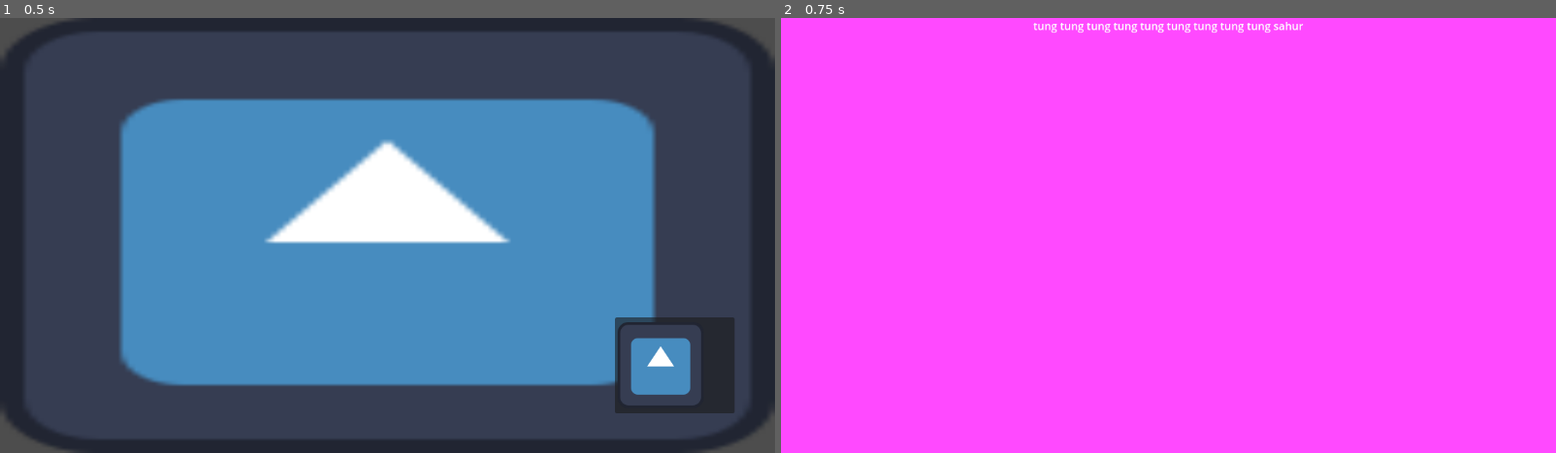
Above: before the commit, frames 1-2 (left to right).
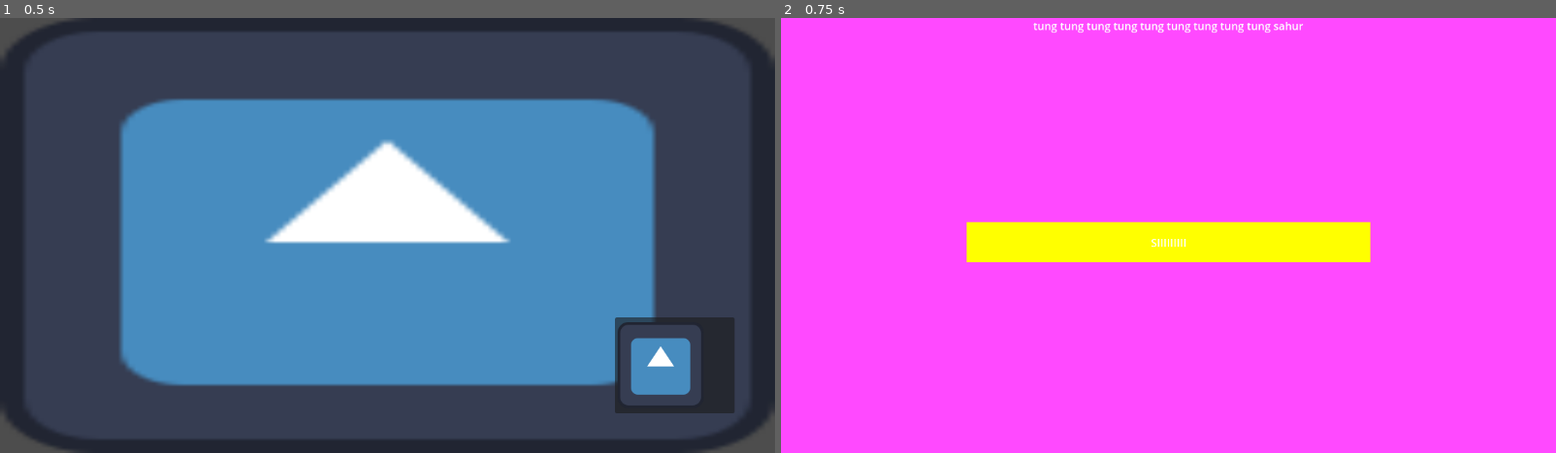
Above: after the commit, the same moments.

Repository: FedericoRigolon/LoSapeviChe
Game: Godot game, scene res://scenes/main.tscn
Same seed, same stepped clock (60 frames per second), same inputs: the game is played once before the commit and once after it. The engine's default icon, where the game draws it, is replaced by a stand-in: a white triangle on a blue panel in a dark square.
Inputs (mouse positions are in pixels of both pictures, inside the frame that each line leads up to):
- Up to frame 1 (0.5 s): no input
- Up to frame 2 (0.75 s): click (1455, 366) at 0.5 s

Frame 1 is identical in both runs. In frame 2, 4.9% of the frame differs, in the area x 23-77%, y 46-57%.
Error before the commit: Invalid call. Nonexistent function 'setup' in base 'ColorRect'. (res://scripts/main.gd:41)
Error after the commit: Attempt to call function 'set_text' in base 'null instance' on a null instance. (res://scripts/answer.gd:21)

Commit message:
answer_text

Diff:
--- a/lo_sapevi_che/project.godot
+++ b/lo_sapevi_che/project.godot
@@ -11,7 +11,7 @@
 [application]
 
 config/name="LoSapeviChe"
-run/main_scene="uid://csp5k6exdjyu4"
+run/main_scene="uid://cjr3l27r8gvnr"
 config/features=PackedStringArray("4.4", "Mobile")
 config/icon="res://icon.svg"
 
--- a/lo_sapevi_che/scripts/answer.gd
+++ b/lo_sapevi_che/scripts/answer.gd
@@ -1,10 +1,8 @@
-extends TextureRect
+extends ColorRect
 
 class_name Answer
 
 signal answer_clicked
-
-var _text: String
 
 func _ready() -> void:
 	#mouse_filter = Control.MOUSE_FILTER_STOP 		FORSE SERVE PER ABILITARE I CLICK (si può fare anche da ispettore)
@@ -20,10 +18,10 @@
 	self.answer_clicked.disconnect(get_parent()._on_answer_clicked)
 
 func set_text(text: String):
-	self._text = text
+	$Text.set_text(text)
 
 func get_text() -> String:
-	return self._text
+	return $Text.get_text()
 
 func _set_sound(path_to_sound: String) -> void:
 	var sound = load(path_to_sound)
--- a/lo_sapevi_che/scripts/right_answer.gd
+++ b/lo_sapevi_che/scripts/right_answer.gd
@@ -4,7 +4,7 @@
 
 const HIGHLIGHT_COLOR = Color(0, 1, 0, 1) # green
 
-func setup(text):
+func setup(text: String) -> void:
 	super.setup(text)
 	_set_sound("res://art/sounds/right.mp3")
 
--- a/lo_sapevi_che/scripts/wrong_answer.gd
+++ b/lo_sapevi_che/scripts/wrong_answer.gd
@@ -4,7 +4,7 @@
 
 const HIGHLIGHT_COLOR = Color(1, 0, 0, 1) # red
 
-func setup(text) -> void:
+func setup(text: String) -> void:
 	super.setup(text)
 	_set_sound("res://art/sounds/wrong.mp3")
 
Not shown: 1 places in lo_sapevi_che/scenes/main.tscn that only renumber resources
Not shown: 1 places in lo_sapevi_che/scenes/menu.tscn that only renumber resources
Not shown: 1 places in lo_sapevi_che/scenes/question.tscn that only renumber resources
Not shown: 1 places in lo_sapevi_che/scenes/round.tscn that only renumber resources
